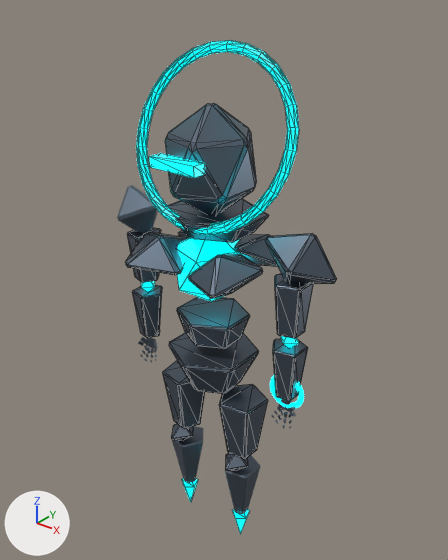
A saved change to the glTF model assets/models/constructs/athlete_base.glb.
Camera for both pictures: a 50 mm camera at (1.537, -1.844, 2.637) aimed at (-0.011, 0.091, 1.437). The axes (+X, +Y, +Z) are drawn at lower left. The lights are the same throughout. The first picture is the older version. Mesh edges are drawn as thin lines on the coarser meshes. Where no turn or scale is listed for an object, it has been applied to the vertices.

The first picture shows 'core_gyro', 'halo_crown', 'suit_abdomen', 'suit_bicep_r', 'suit_chest_l', 'suit_chest_r', 'suit_collar', 'suit_head', 'suit_pauldron_r', 'suit_pelvis', 'suit_thigh_l', 'suit_thigh_r' and 18 more.
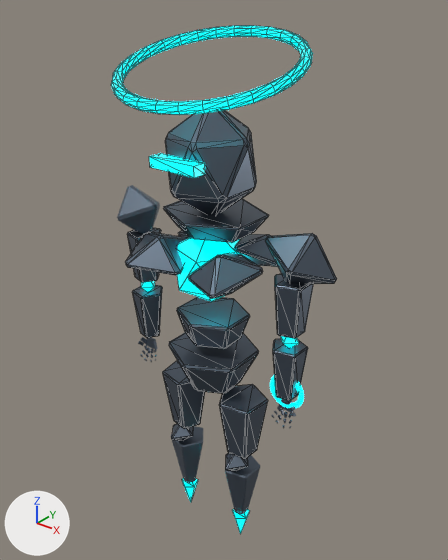
What differs and where, as boxes (x1, y1, x2, y2) in the pictures (448 x 560 px):
'halo_crown', moved, turned
    before: (136, 40, 299, 235)
    after: (111, 26, 313, 115)

The change in detail:
Object 'halo_crown' (ob_halo_crown) moves from (0.0, 0.0, 2.08) to (0.0, 0.0, 2.35).
Object 'halo_crown' (ob_halo_crown) turns from (69, -12, 8.2) to (16, 0, 9.2) degrees about x, y and z.
